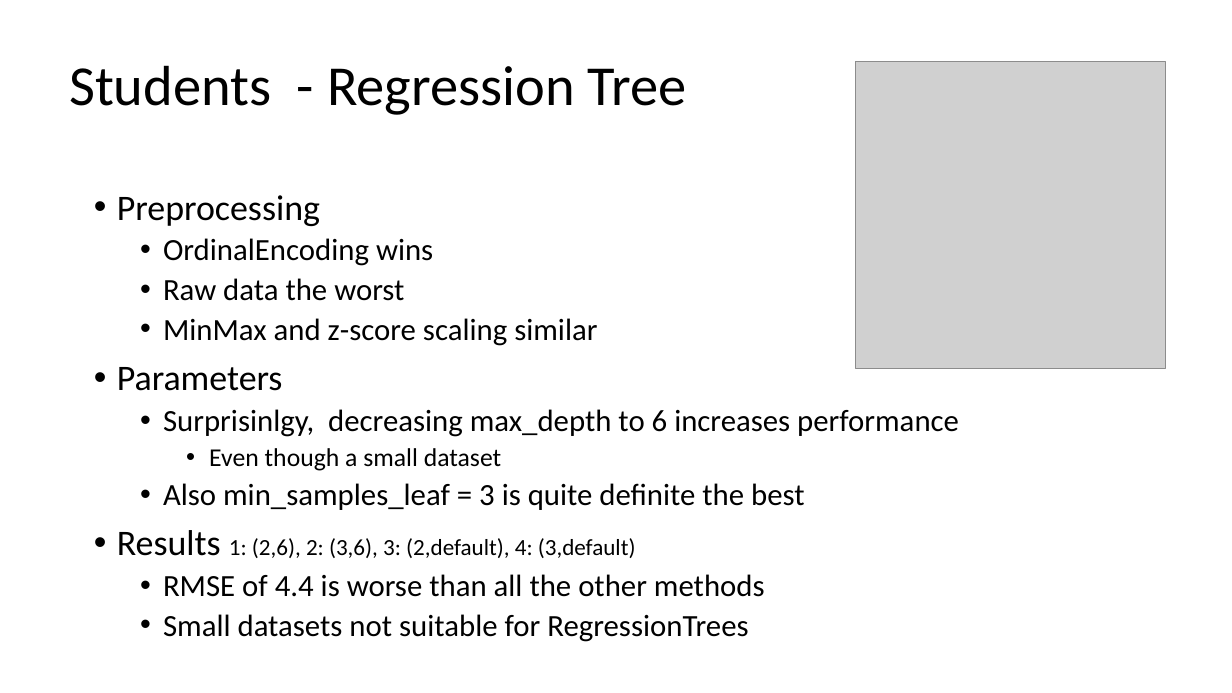
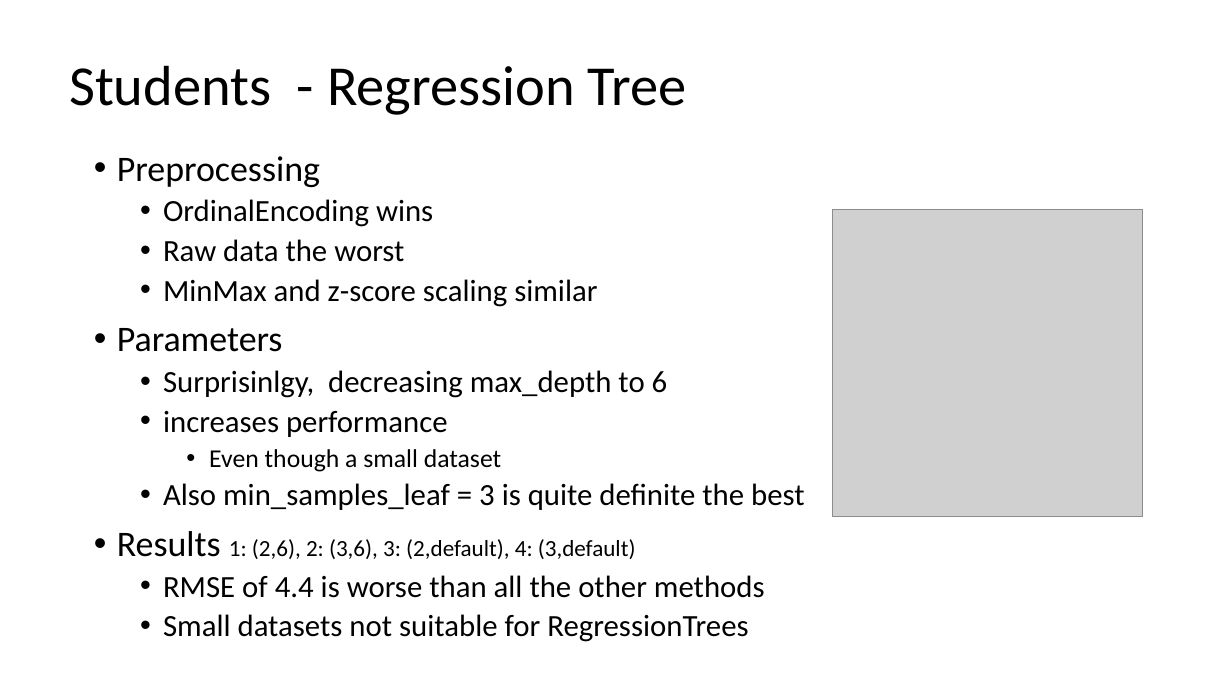
Before and after one commit to pstroppa/machine_learning, a slide deck: slide 39 of Machine_Learning_E1_o1.pptx (slide 33 before the commit). Drawn at 1232x693 pixels with LibreOffice and Linux fonts; fonts in the diff are those of the drawing; grey boxes stand for pictures; background and template pictures are left out. Boxes give left, top, right and bottom in pixels: in the first picture for what was removed or moved away, otherwise in the second. Text is boxed around its words. In the diff, an @@ line names an element or a change of style, - is before the commit and + after.

```diff
--- a/Machine_Learning_E1_o1.pptx
+++ b/Machine_Learning_E1_o1.pptx
@@ text "Preprocessing": place and size @@
-text "Preprocessing" at (117,195,959,642)
+text "Preprocessing" at (117,156,804,642)
@@ picture: place and size @@
-picture at (856,61,1165,368)
+picture at (833,210,1142,517)
@@ text at (163,370,668,437): text changed @@
-  • Surprisinlgy, decreasing max_depth to 6 increases performance
+  • Surprisinlgy, decreasing max_depth to 6
+  • increases performance
```
Also in this commit, not shown: 26 other slides changed, 6 slides added, 1 other file.
